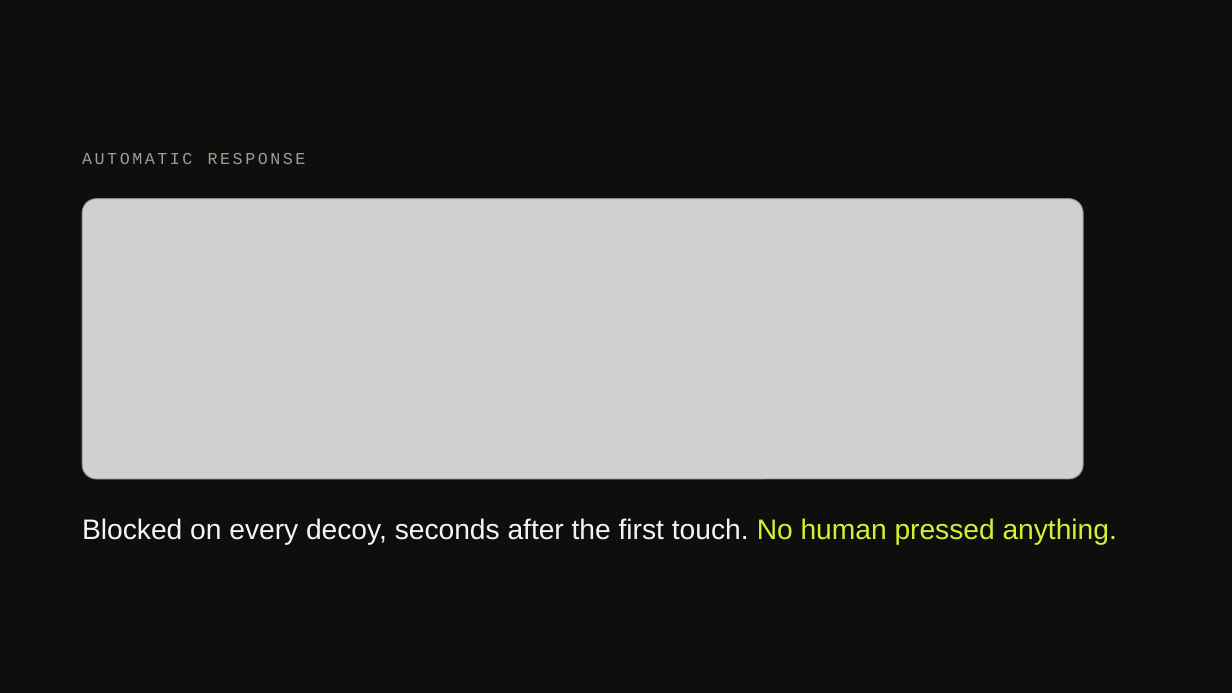
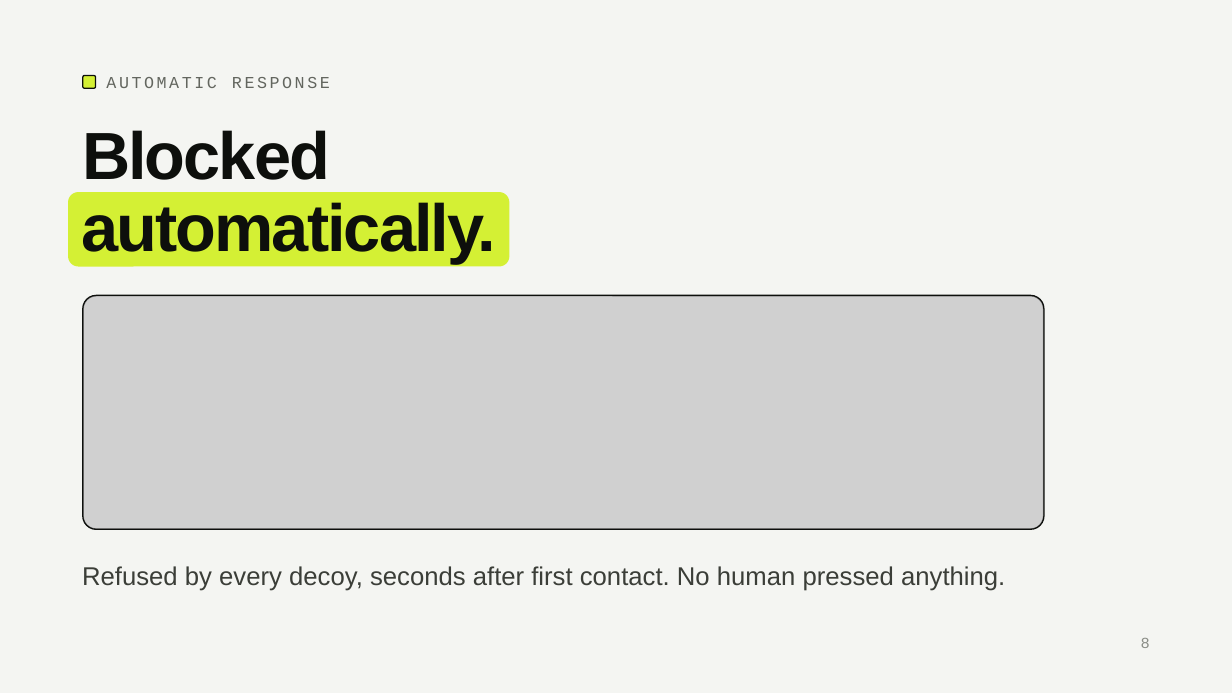
Before and after one commit to AmarWaqar-TSKLI/mirage, a slide deck: slide 8 of submissions/project-presentation/Group5_presentation.pptx. Drawn at 1232x693 pixels with LibreOffice and Linux fonts; fonts in the diff are those of the drawing; grey boxes stand for pictures. Boxes give left, top, right and bottom in pixels: in the first picture for what was removed or moved away, otherwise in the second. Text is boxed around its words. In the diff, an @@ line names an element or a change of style, - is before the commit and + after.

Commit message:
Give every slide the same look

```diff
--- a/submissions/project-presentation/Group5_presentation.pptx
+++ b/submissions/project-presentation/Group5_presentation.pptx
@@ background #0D0F0C to #F4F5F2 @@
@@ rounded rectangle added at (83, 76, 96, 89), fill #D4F034, outline #0D0F0C 1 pt @@
@@ text "AUTOMATIC RESPONSE": place and size @@
-text "AUTOMATIC RESPONSE" at (82, 153, 306, 164)
+text "AUTOMATIC RESPONSE" at (106, 77, 330, 88)
@@ text "AUTOMATIC RESPONSE" at (106, 77, 330, 88): text colour #9A9D96 to #63665F @@
@@ text added at (82, 130, 330, 180), 52 pt, text #0D0F0C, bold @@
+Blocked
@@ freeform shape added at (68, 192, 510, 267), fill #D4F034, 52 pt, text #0D0F0C, bold @@
+automatically.
@@ picture: place and size @@
-picture at (82, 199, 1083, 479)
+picture at (83, 296, 1043, 529)
@@ rounded rectangle added at (83, 296, 1044, 530), outline #0D0F0C 1 pt @@
@@ text at (82, 566, 1005, 591): text changed; size 22 to 20 pt; text colour #F4F5F2 to #3B3E38 @@
-Blocked on every decoy, seconds after the first touch. No human pressed anything.
+Refused by every decoy, seconds after first contact. No human pressed anything.
@@ text added at (1141, 638, 1150, 648), 12 pt, text #8A8D86 @@
+8
```
Also in this commit, not shown: 13 other slides changed.
